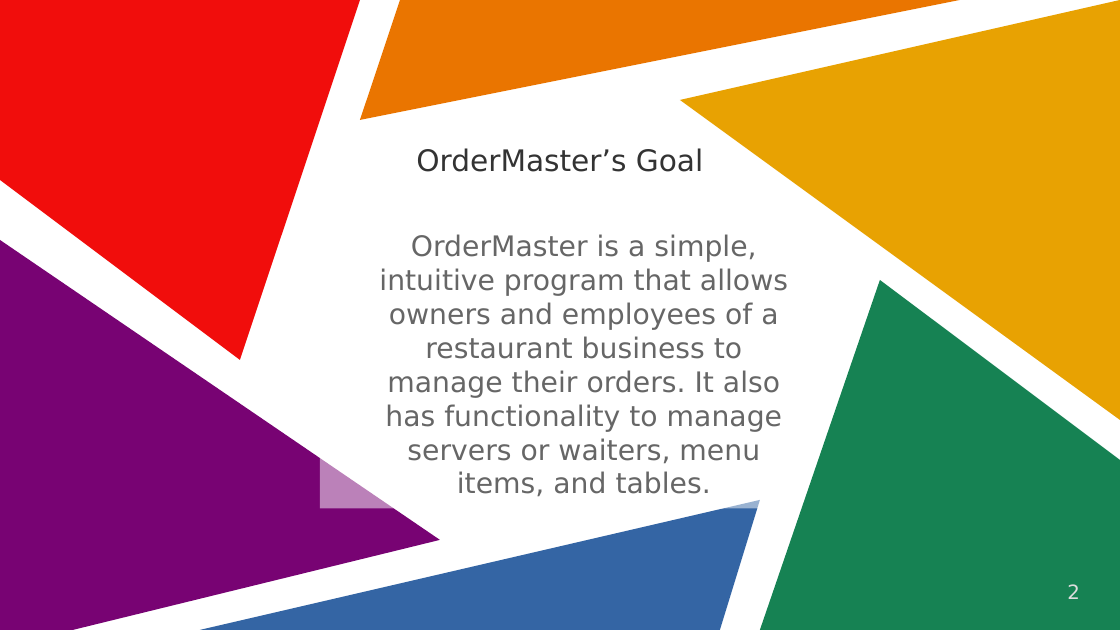
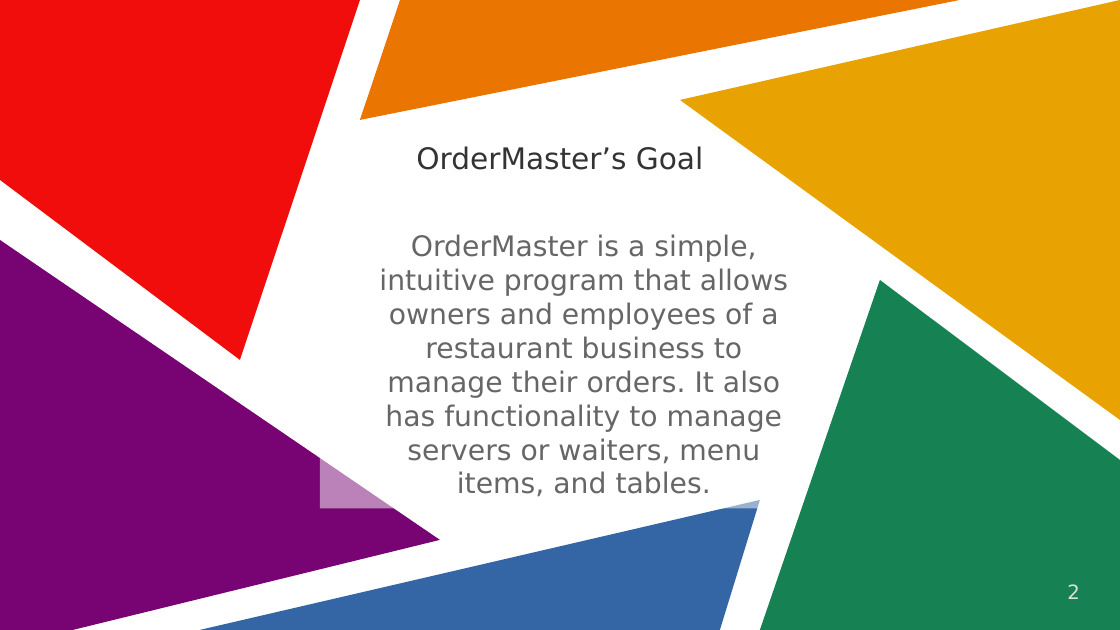
Before and after one commit to WSU-kduncan/cs3900-restaurantorders, a slide deck: slide 2 of Untitled 1.pptx. Drawn at 1120x630 pixels with LibreOffice and Linux fonts; fonts in the diff are those of the drawing. Boxes give left, top, right and bottom in pixels: in the first picture for what was removed or moved away, otherwise in the second. Text is boxed around its words. In the diff, an @@ line names an element or a change of style, - is before the commit and + after.

```diff
--- a/Untitled 1.pptx
+++ b/Untitled 1.pptx
@@ title "OrderMaster’s Goal" at (416, 146, 703, 170): line spacing 1 to 0.9 @@
```
Also in this commit, not shown: 4 other slides changed, 1 slide added, 1 other file.
